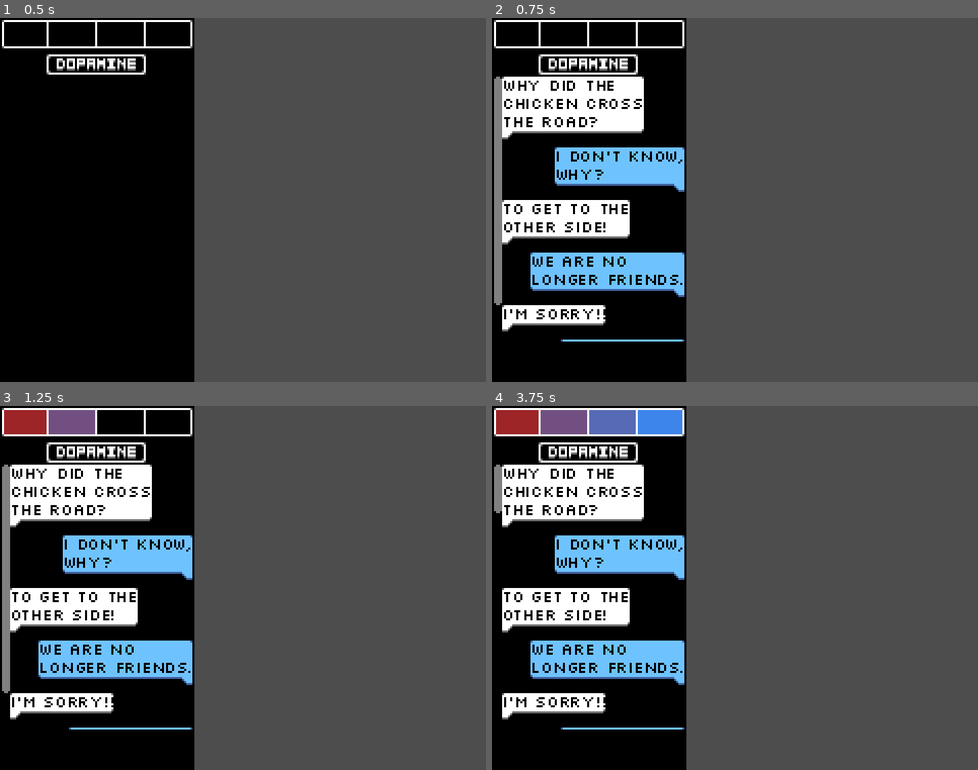
Above: before the commit, frames 1-4 (two rows, left to right).
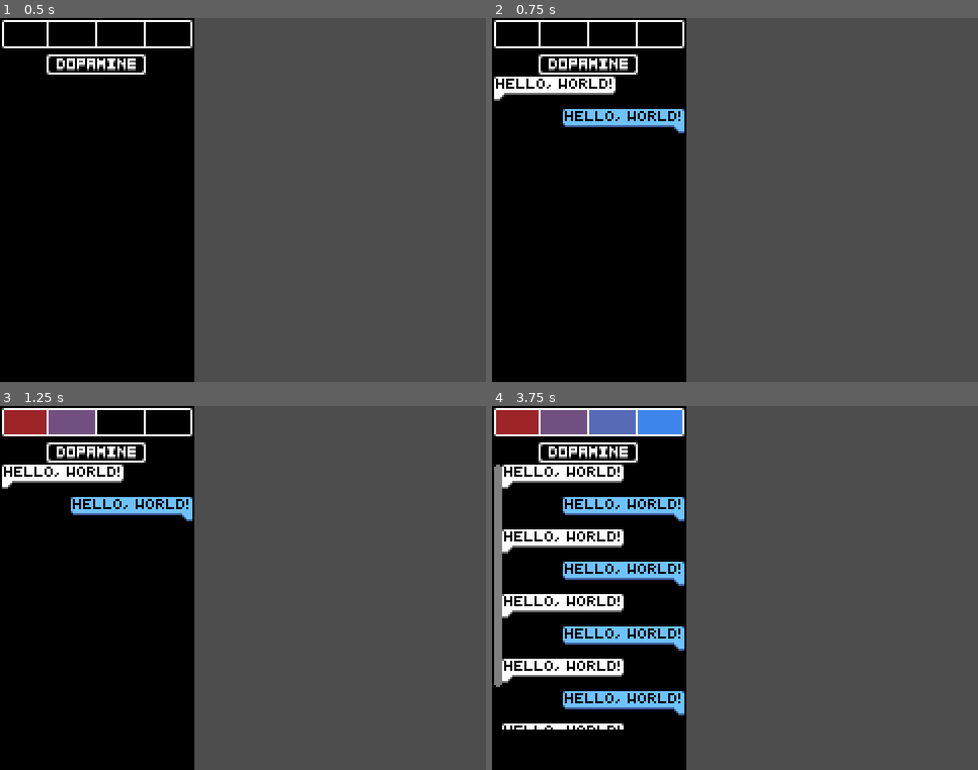
Above: after the commit, the same moments.

Repository: Cunuduh/The-True-Price
Game: Godot game, scene res://main.tscn
Same seed, same stepped clock (60 frames per second), same inputs: the game is played once before the commit and once after it.
Inputs:
- Up to frame 1 (0.5 s): no input
- Up to frame 2 (0.75 s): tap Enter at 0.5 s; tap Ctrl at 0.6 s
- Up to frame 3 (1.25 s): tap Space at 0.77 s
- Up to frame 4 (3.75 s): tap Space at 1.25, 1.52, 2.75, 3.02 s; tap Ctrl every 0.75 s from 1.35 to 3.6 s; tap Enter at 2, 3.5 s

Frame 1 is identical in both runs. In frame 2, 14% of the frame differs, in the area x 0-40%, y 16-89%; in frame 3, 14%; in frame 4, 15%.

Commit message:
smaller type face

Diff:
--- a/WasItWorthIt/Player.gd
+++ b/WasItWorthIt/Player.gd
@@ -24,27 +24,11 @@
 				var dialogue: Dialogue = DialogueBuilder.new() \
 					.with_text([
 						{
-							"text": "Why did the chicken cross the road?",
+							"text": "Hello, world!",
 							"character": Dialogue.Characters.NPC
 						},
 						{
-							"text": "I don't know, why?",
-							"character": Dialogue.Characters.PLAYER
-						},
-						{
-							"text": "To get to the other side!",
-							"character": Dialogue.Characters.NPC
-						},
-						{
-							"text": "We are no longer friends.",
-							"character": Dialogue.Characters.PLAYER
-						},
-						{
-							"text": "I'm sorry!!",
-							"character": Dialogue.Characters.NPC
-						},
-						{
-							"text": "just kidding lol",
+							"text": "Hello, world!",
 							"character": Dialogue.Characters.PLAYER
 						}
 					]).build()
--- a/WasItWorthIt/Utility/Dialogue.gd
+++ b/WasItWorthIt/Utility/Dialogue.gd
@@ -48,7 +48,7 @@
 
 func calculate_y_size(input_text: String) -> int:
 	var lines = input_text.split("\n")
-	return 4 + (lines.size() * 9)
+	return 6 * lines.size() + 6
 
 func word_wrap(input_text: String) -> String:
 	const MAX_LINE_LENGTH = 15
@@ -66,8 +66,8 @@
 	for line in lines:
 		var substrings = []
 		for i in range(0, line.length(), MAX_LINE_LENGTH):
-			substrings.append(line.substr(i, MAX_LINE_LENGTH))
-		ret.append("\n".join(substrings))
+			substrings.append(line.substr(i, MAX_LINE_LENGTH).strip_edges())
+		ret.append("\n".join(substrings).strip_edges())
 	return "\n".join(ret).strip_edges()
 
 func _defaultresultant() -> void:
--- a/dialogue_container.tscn
+++ b/dialogue_container.tscn
@@ -7,8 +7,8 @@
 [node name="DialogueContainer" type="MarginContainer"]
 z_index = 1
 layout_direction = 3
-offset_right = 16.0
-offset_bottom = 13.0
+offset_right = 10.0
+offset_bottom = 12.0
 size_flags_horizontal = 0
 size_flags_vertical = 4
 script = ExtResource("1_frv53")
@@ -27,15 +27,19 @@
 
 [node name="MarginContainer" type="MarginContainer" parent="."]
 layout_mode = 2
-theme_override_constants/margin_bottom = 4
+theme_override_constants/margin_left = 1
+theme_override_constants/margin_top = 1
+theme_override_constants/margin_right = 1
+theme_override_constants/margin_bottom = 5
 
 [node name="VBoxContainer" type="VBoxContainer" parent="MarginContainer"]
 layout_mode = 2
 
 [node name="DialogueText" type="Label" parent="MarginContainer/VBoxContainer"]
 z_index = 1
-custom_minimum_size = Vector2(16, 8)
+custom_minimum_size = Vector2(8, 6)
 layout_mode = 2
 size_flags_vertical = 3
 theme = ExtResource("1_hyubm")
+vertical_alignment = 1
 metadata/_edit_lock_ = true
--- a/main.tres
+++ b/main.tres
@@ -1,6 +1,6 @@
 [gd_resource type="Theme" load_steps=5 format=3 uid="uid://b2j828oako0na"]
 
-[ext_resource type="FontFile" uid="uid://b34gcspxcfi3i" path="res://slkscr.ttf" id="1_apkkw"]
+[ext_resource type="FontFile" uid="uid://bvw5nemfgqfxq" path="res://CG pixel 4x5.ttf" id="1_irh3v"]
 [ext_resource type="Texture2D" uid="uid://c866j5ikqbpn1" path="res://Textures/v_scrollbar.png" id="2_jmq13"]
 
 [sub_resource type="StyleBoxTexture" id="StyleBoxTexture_favjh"]
@@ -16,11 +16,11 @@
 vertical = true
 
 [resource]
-default_font = ExtResource("1_apkkw")
-default_font_size = 8
+default_font = ExtResource("1_irh3v")
+default_font_size = 5
 Label/colors/font_color = Color(0, 0, 0, 1)
-Label/constants/line_spacing = 0
-Label/fonts/font = ExtResource("1_apkkw")
+Label/constants/line_spacing = 1
+Label/fonts/font = ExtResource("1_irh3v")
 VScrollBar/styles/grabber = SubResource("StyleBoxTexture_favjh")
 VScrollBar/styles/grabber_highlight = SubResource("StyleBoxTexture_favjh")
 VScrollBar/styles/grabber_pressed = SubResource("StyleBoxTexture_favjh")
Binary file added: CG pixel 4x5.ttf
Not shown, changed: CG pixel 4x5.ttf.import
Binary file removed: slkscr.ttf
